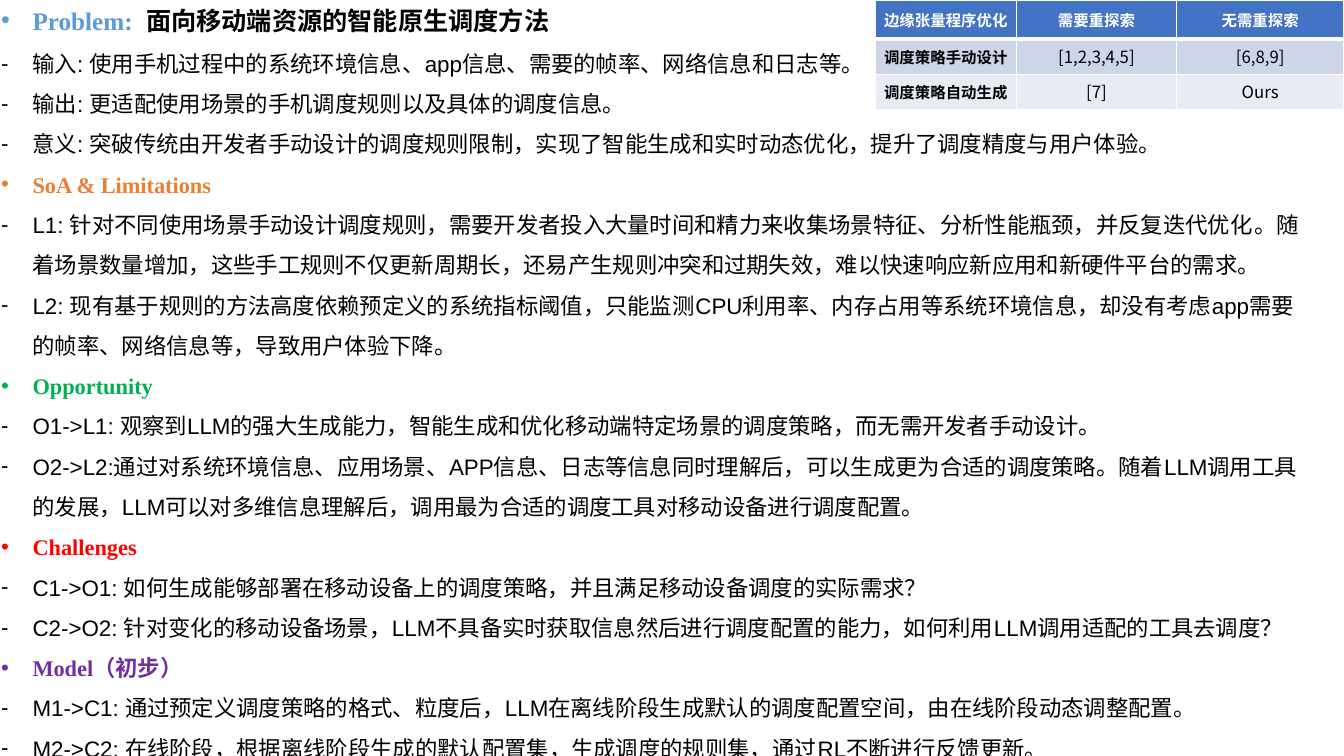
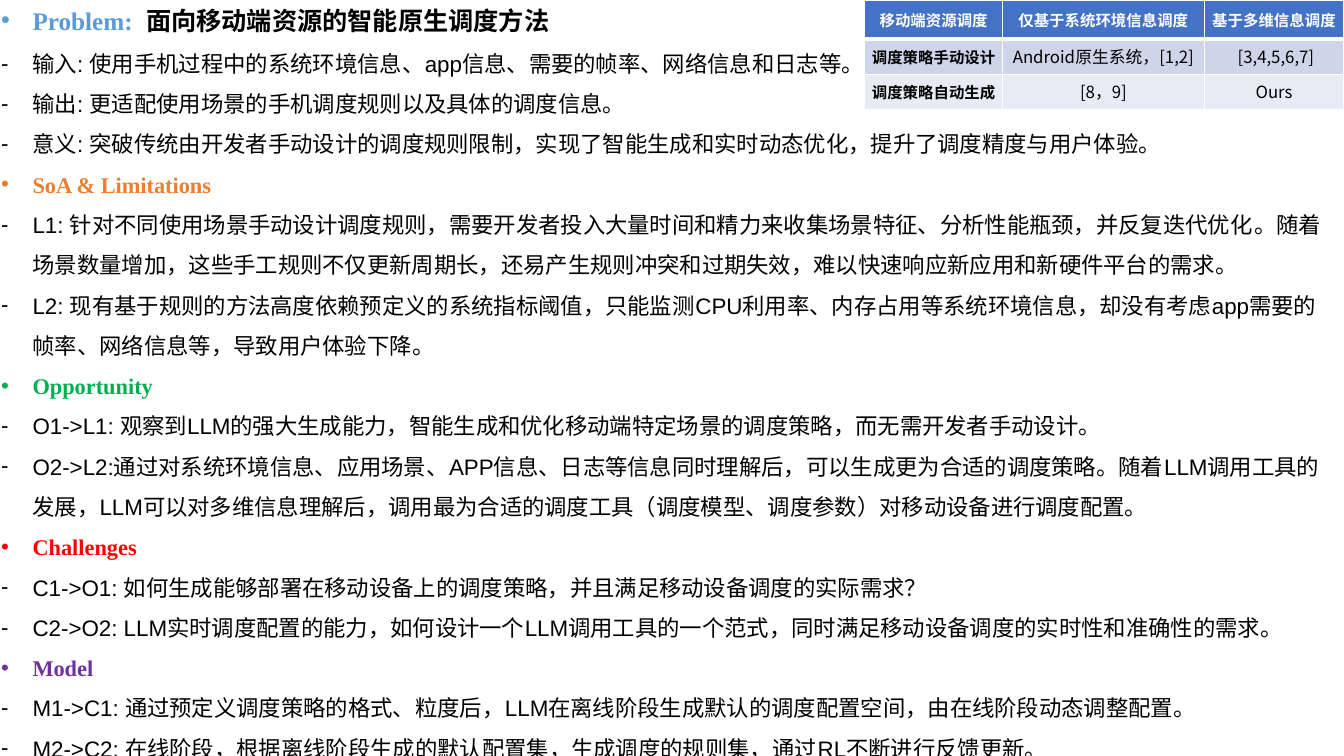
Before and after one commit to fmy-fly/Pre-ppt, a slide deck: slide 3 of 一页PPT-冯敏远.pptx (slide 1 before the commit). Drawn at 1344x756 pixels with LibreOffice and Linux fonts; fonts in the diff are those of the drawing. Boxes give left, top, right and bottom in pixels: in the first picture for what was removed or moved away, otherwise in the second. Text is boxed around its words. In the diff, an @@ line names an element or a change of style, - is before the commit and + after.

```diff
--- a/一页PPT-冯敏远.pptx
+++ b/一页PPT-冯敏远.pptx
@@ table at (x1=865, y1=0, x2=1344, y2=109) @@
-row 1: 边缘张量程序优化 | 需要重探索 | 无需重探索
+row 1: 移动端资源调度 | 仅基于系统环境信息调度 | 基于多维信息调度
-row 2, column 2: [1,2,3,4,5]
+row 2, column 2: Android原生系统，[1,2]
-row 2, column 3: [6,8,9]
+row 2, column 3: [3,4,5,6,7]
-row 3, column 2: [7]
+row 3, column 2: [8，9]
@@ table resized from (x1=875, y1=0, x2=1344, y2=109) to (x1=865, y1=0, x2=1344, y2=109) @@
@@ text at (x1=33, y1=457, x2=1320, y2=518): text changed @@
-– O2->L2:通过对系统环境信息、应用场景、APP信息、日志等信息同时理解后，可以生成更为合适的调度策略。随着LLM调用工具的发展，LLM可以对多维信息理解后，调用最为合适的调度工具对移动设备进行调度配置。
+– O2->L2:通过对系统环境信息、应用场景、APP信息、日志等信息同时理解后，可以生成更为合适的调度策略。随着LLM调用工具的发展，LLM可以对多维信息理解后，调用最为合适的调度工具（调度模型、调度参数）对移动设备进行调度配置。
@@ text at (x1=33, y1=618, x2=1283, y2=676): text changed @@
-– C2->O2: 针对变化的移动设备场景，LLM不具备实时获取信息然后进行调度配置的能力，如何利用LLM调用适配的工具去调度？
-• Model（初步）
+– C2->O2: LLM实时调度配置的能力，如何设计一个LLM调用工具的一个范式，同时满足移动设备调度的实时性和准确性的需求。
+• Model
```
Also in this commit, not shown: 3 slides added, 1 slide removed.
